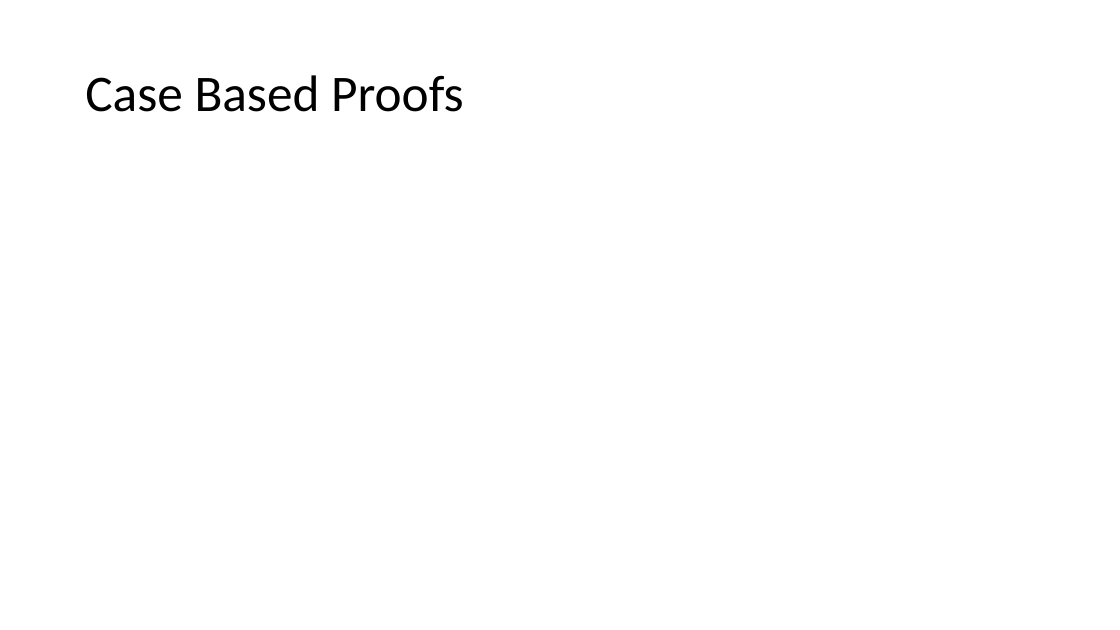
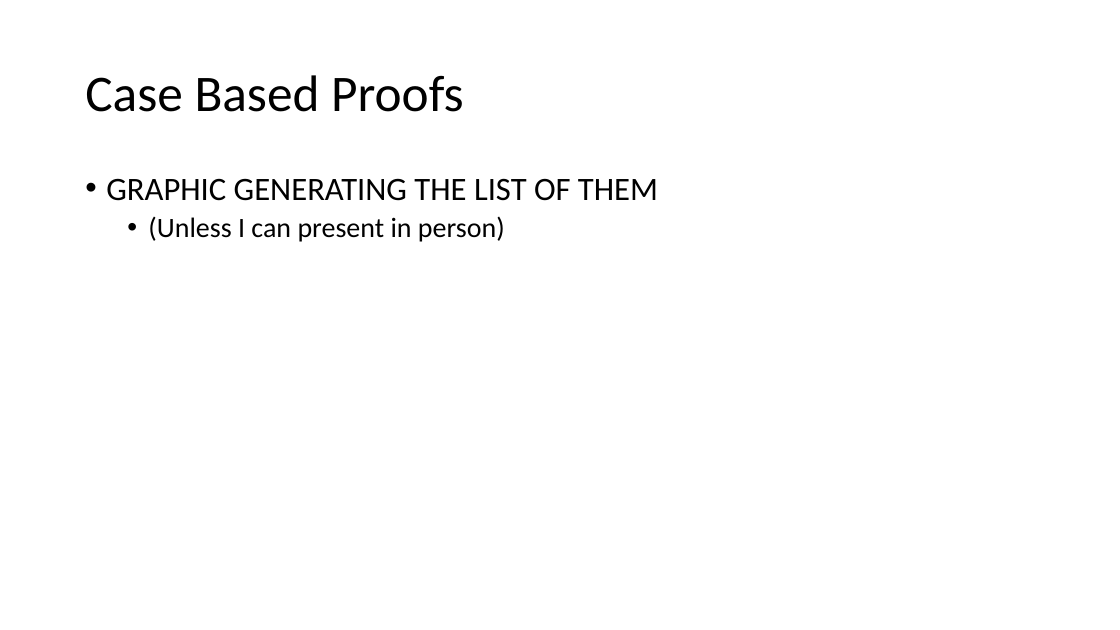
Before and after one commit to EzraSkwarka/Math-Capstone, a slide deck: slide 11 of Presentation/Mat Cap draft.pptx. Drawn at 1120x630 pixels with LibreOffice and Linux fonts; fonts in the diff are those of the drawing. Boxes give left, top, right and bottom in pixels: in the first picture for what was removed or moved away, otherwise in the second. Text is boxed around its words. In the diff, an @@ line names an element or a change of style, - is before the commit and + after.

```diff
--- a/Presentation/Mat Cap draft.pptx
+++ b/Presentation/Mat Cap draft.pptx
@@ text added at <box>106,178,658,242</box>, 28 pt, text #000000 @@
+• GRAPHIC GENERATING THE LIST OF THEM
+  • (Unless I can present in person)
```
Also in this commit, not shown: 7 other slides changed, 17 slides added, 1 slide removed.
